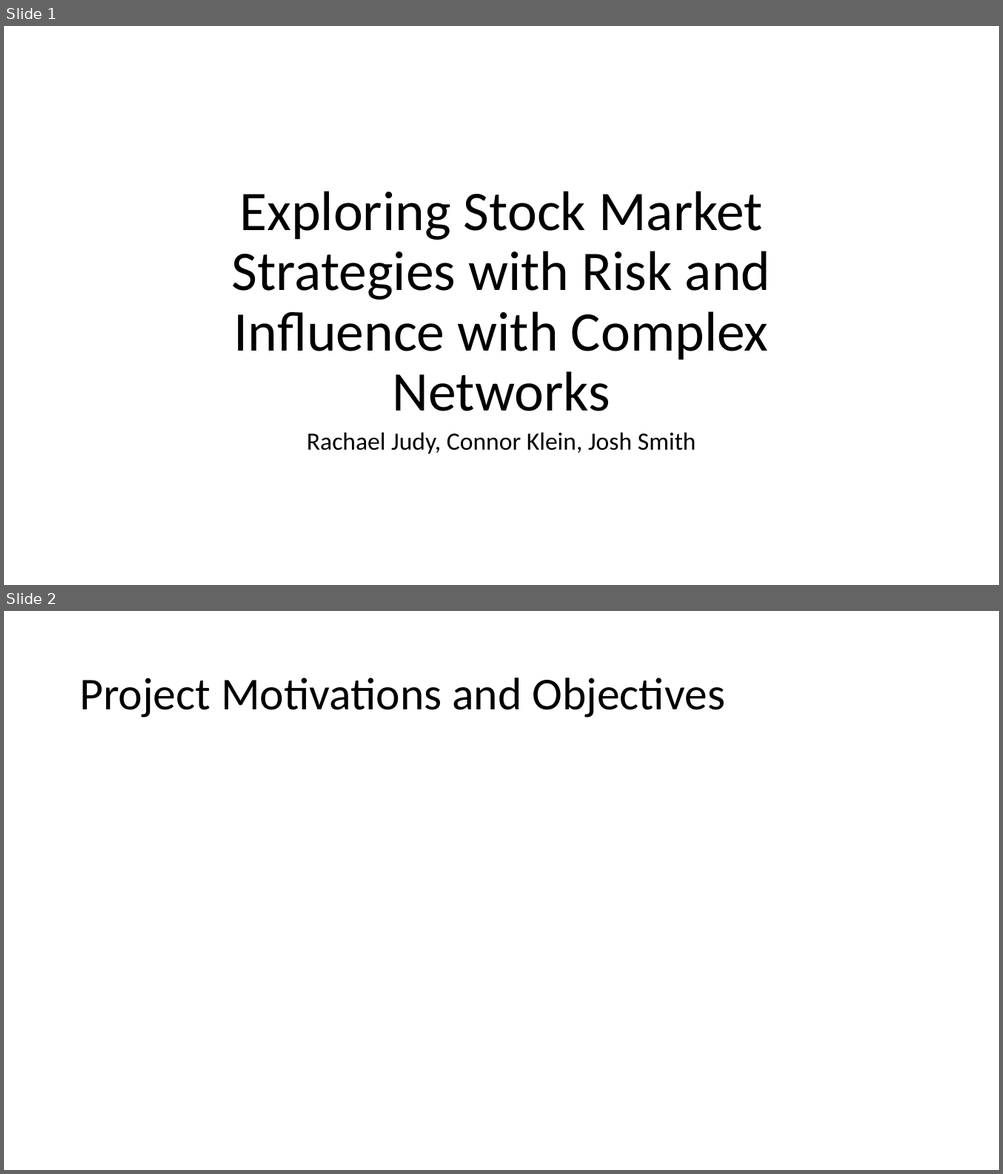
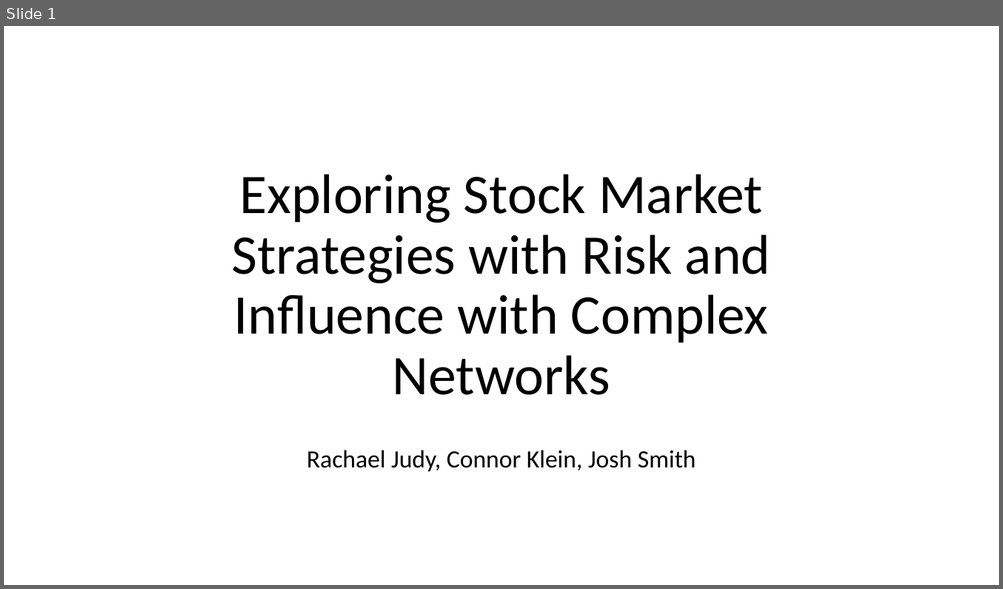
Before and after one commit to rjudy1/ComplexSystemsProject, a slide deck: Project Status Report Final/finalpresentation.pptx. Shown one above the other, each under a label of ours: slides 1 and 2 before the commit, slide 1 after it. The pictures are 1003x1174 and 1003x589 pixels, drawn with LibreOffice and Linux fonts; fonts in the diff are those of the drawing; background and template pictures are left out. Boxes give left, top, right and bottom in pixels: in the first picture for what was removed or moved away, otherwise in the second. Text is boxed around its words. In the diff, an @@ line names an element or a change of style, - is before the commit and + after.

```diff
--- a/Project Status Report Final/finalpresentation.pptx
+++ b/Project Status Report Final/finalpresentation.pptx
@@ slide 2 removed at [4,611,999,1170], background picture (left out) @@
@@ title removed at [79,678,726,718] @@
-Project Motivations and Objectives
@@ slide 1 changed as well @@
@@ title "Exploring Stock Market Strategies with ...": place and size @@
-title "Exploring Stock Market Strategies with ..." at [232,191,771,412]
+title "Exploring Stock Market Strategies with ..." at [232,174,771,395]
@@ subtitle "Rachael Judy, Connor Klein, Josh ...": place and size @@
-subtitle "Rachael Judy, Connor Klein, Josh ..." at [307,432,696,454]
+subtitle "Rachael Judy, Connor Klein, Josh ..." at [307,450,696,472]
```
Also in this commit, not shown: 6 other slides changed, 3 slides added, 2 other slides removed, 1 other file.
